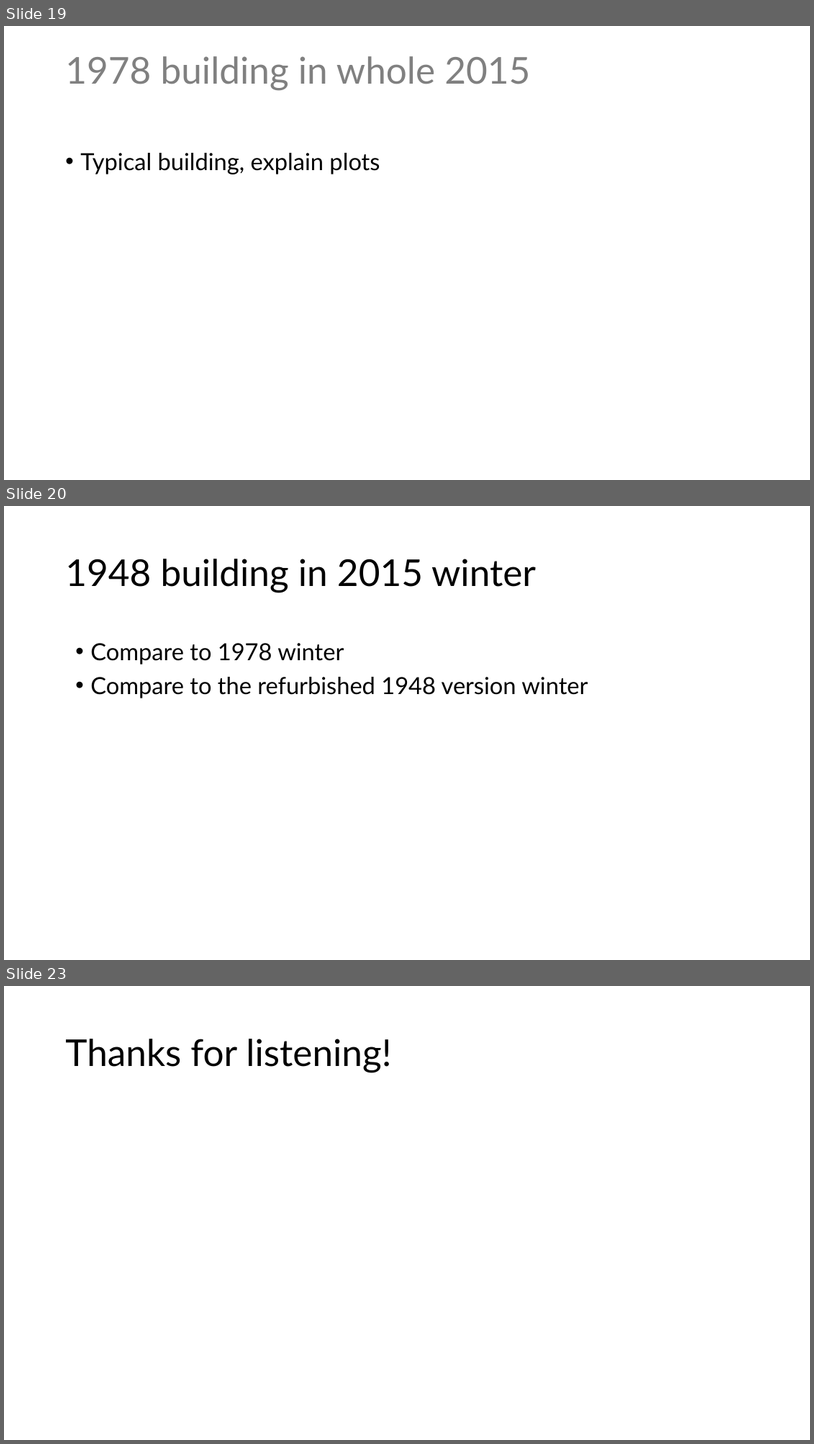
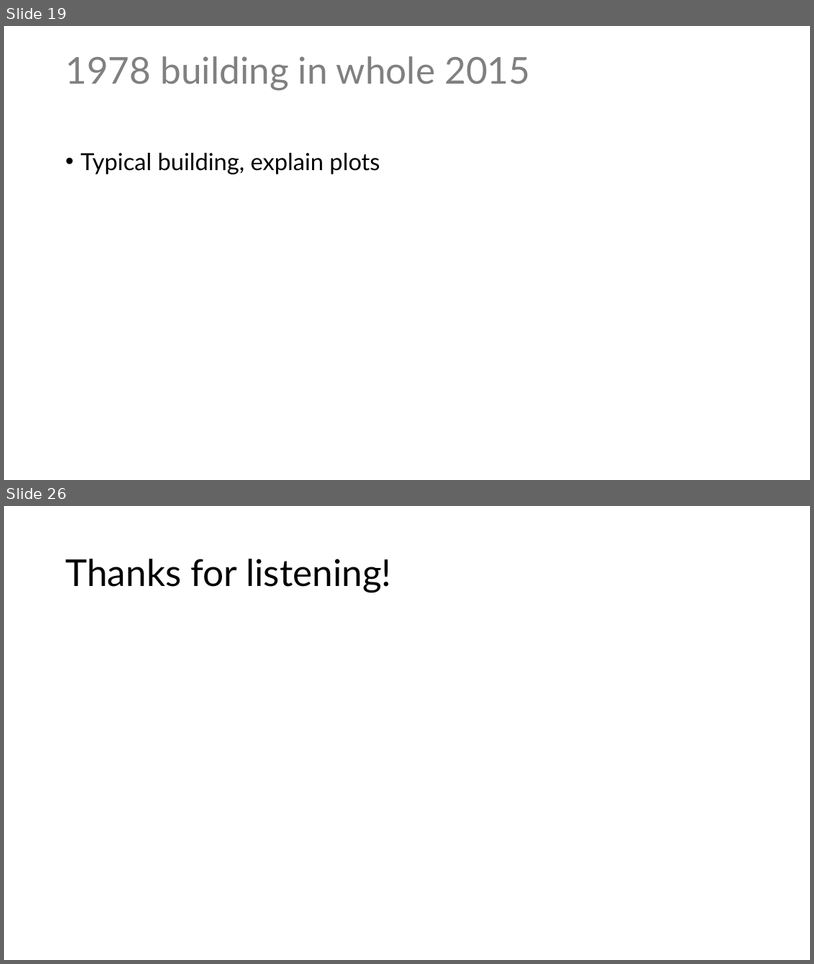
Before and after one commit to eyjomoin/Modeling-buildings-and-their-heating-systems, a slide deck: presentation/heat.pptx. Shown one above the other, each under a label of ours: slides 19, 20 and 23 before the commit, slides 19 and 26 after it; the slides between them are not shown. The pictures are 814x1444 and 814x964 pixels, drawn with LibreOffice and Linux fonts; fonts in the diff are those of the drawing. Boxes give left, top, right and bottom in pixels: in the first picture for what was removed or moved away, otherwise in the second. Text is boxed around its words. In the diff, an @@ line names an element or a change of style, - is before the commit and + after.

```diff
--- a/presentation/heat.pptx
+++ b/presentation/heat.pptx
@@ slide 20 removed at [4, 506, 810, 960], background #FFFFFF @@
@@ title removed at [65, 559, 536, 592] @@
-1948 building in 2015 winter
@@ text removed at [90, 643, 588, 698] @@
-• Compare to 1978 winter
-• Compare to the refurbished 1948 version winter
@@ what was slide 23 is now slide 26 @@
```
Also in this commit, not shown: 2 slides changed, 4 slides added, 9 other files.
